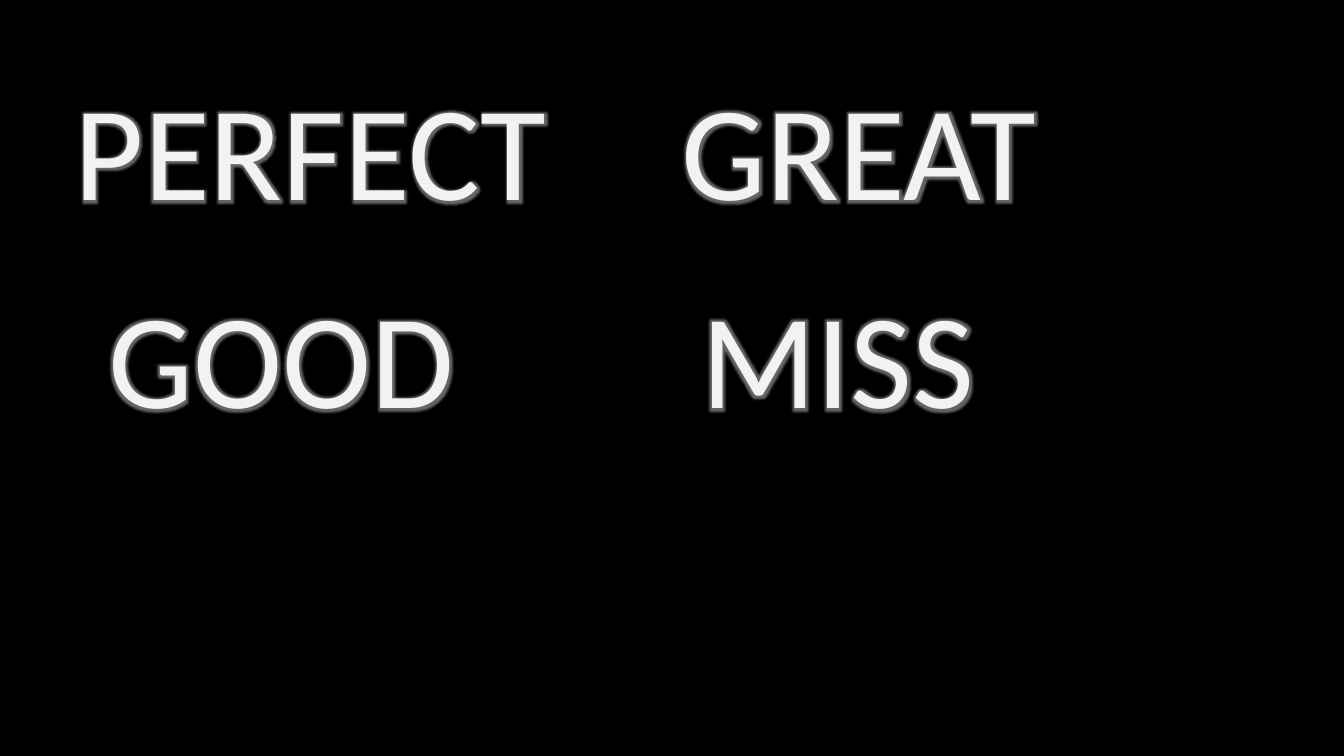
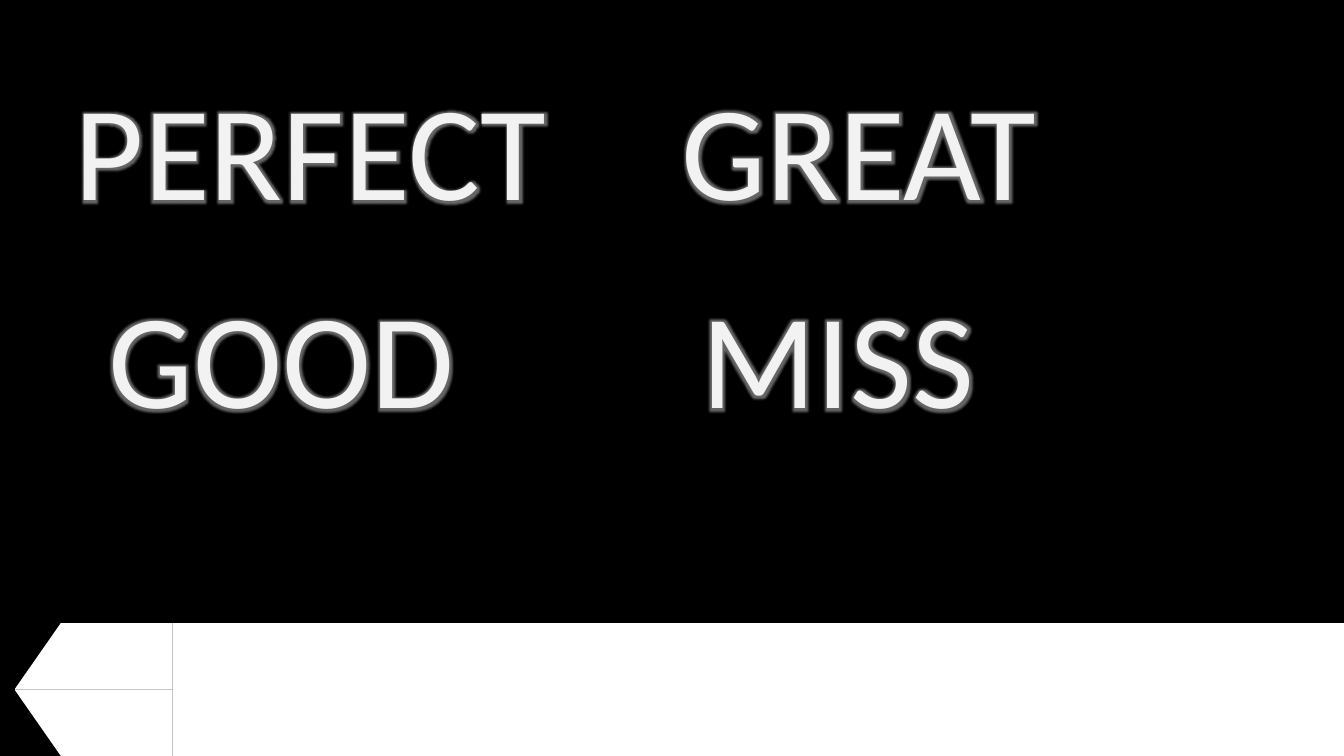
Before and after one commit to YuukiReiya/RhythmGame, a slide deck: slide 12 of resource.pptx (slide 9 before the commit). Drawn at 1344x756 pixels with LibreOffice and Linux fonts; fonts in the diff are those of the drawing. Boxes give left, top, right and bottom in pixels: in the first picture for what was removed or moved away, otherwise in the second. Text is boxed around its words. In the diff, an @@ line names an element or a change of style, - is before the commit and + after.

```diff
--- a/resource.pptx
+++ b/resource.pptx
@@ freeform shape added at box(15, 623, 172, 690), fill #FFFFFF @@
@@ rectangle added at box(172, 623, 1344, 756), fill #FFFFFF @@
@@ freeform shape added at box(15, 690, 172, 756), fill #FFFFFF @@
```
Also in this commit, not shown: 1 other slide changed, 6 slides added, 2 slides removed.
